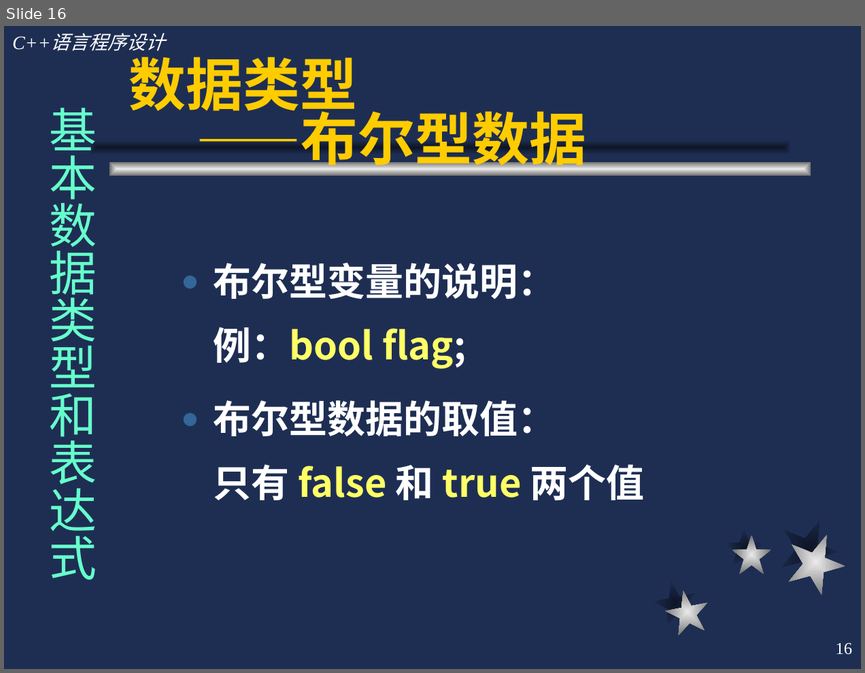
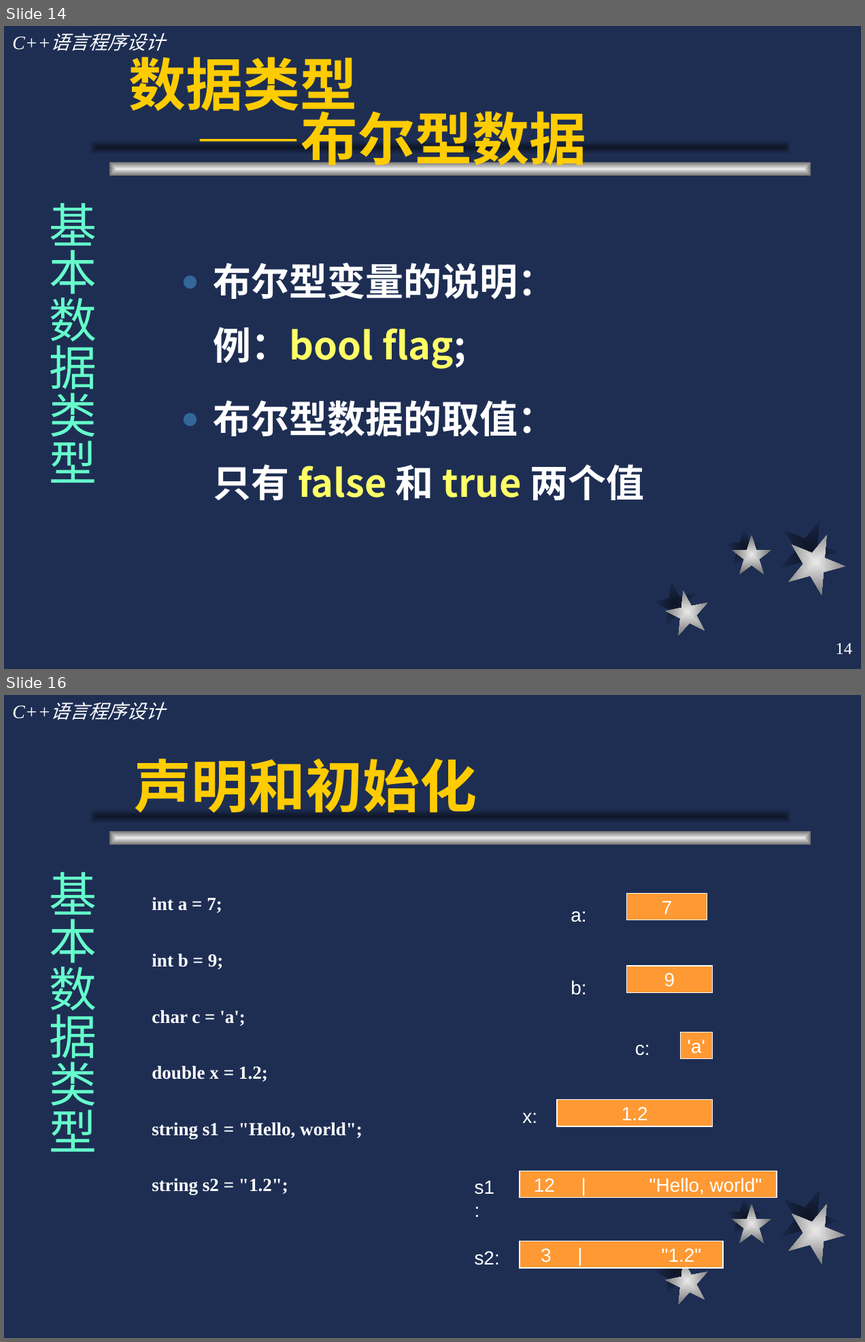
Before and after one commit to cugwhp/OOPCPP, a slide deck: 02.PPT/Ch2-C++语言概述/c++2.ppt. Shown one above the other, each under a label of ours: slide 16 before the commit, slides 14 and 16 after it; the slides between them are not shown. The pictures are 865x673 and 865x1342 pixels, drawn with LibreOffice and Linux fonts; fonts in the diff are those of the drawing. Boxes give left, top, right and bottom in pixels: in the first picture for what was removed or moved away, otherwise in the second. Text is boxed around its words. In the diff, an @@ line names an element or a change of style, - is before the commit and + after.

```diff
--- a/02.PPT/Ch2-C++语言概述/c++2.ppt
+++ b/02.PPT/Ch2-C++语言概述/c++2.ppt
@@ slide 16 added at (4, 695, 861, 1338), background #1E2E53; not listed: 9 template elements that a slide beside it also shows @@
@@ title added at (134, 758, 477, 813), 48 pt, text #FFCC00, bold @@
+声明和初始化
@@ text added at (49, 872, 96, 1151), 40 pt, text #66FFCC @@
+基本数据类型
@@ text added at (152, 897, 362, 1194), 15.5 pt, text #FFFFFF, bold @@
+int a = 7;
+int b = 9;
+char c = 'a';
+double x = 1.2;
+string s1 = "Hello, world";
+string s2 = "1.2";
@@ rectangle added at (627, 893, 707, 919), fill #FF9933, outline #FFFFFF 0.74 pt, 16 pt, text #FFFFFF @@
+7
@@ text added at (570, 911, 586, 922), 16 pt, text #FFFFFF @@
+a:
@@ text added at (570, 980, 586, 995), 16 pt, text #FFFFFF @@
+b:
@@ rectangle added at (627, 966, 713, 992), fill #FF9933, outline #FFFFFF 0.74 pt, 16 pt, text #FFFFFF @@
+9
@@ rectangle added at (680, 1032, 713, 1058), fill #FF9933, outline #FFFFFF 0.74 pt, 16 pt, text #FFFFFF @@
+'a'
@@ text added at (635, 1045, 650, 1055), 16 pt, text #FFFFFF @@
+c:
@@ rectangle added at (557, 1100, 712, 1126), fill #FF9933, outline #FFFFFF 0.74 pt, 16 pt, text #FFFFFF @@
+1.2
@@ text added at (522, 1113, 537, 1123), 16 pt, text #FFFFFF @@
+x:
@@ text added at (475, 1180, 494, 1194), 16 pt, text #FFFFFF @@
+s1:
@@ rectangle added at (520, 1170, 777, 1197), fill #FF9933, outline #FFFFFF 0.74 pt, 16 pt, text #FFFFFF @@
+12 | "Hello, world"
@@ rectangle added at (520, 1241, 723, 1268), fill #FF9933, outline #FFFFFF 0.74 pt, 16 pt, text #FFFFFF @@
+3 | "1.2"
@@ text added at (475, 1251, 500, 1265), 16 pt, text #FFFFFF @@
+s2:
@@ what was slide 16 is now slide 14 @@
@@ slide 14 changed as well @@
@@ text at (49, 203, 96, 482): text changed @@
-基本数据类型和表达式
+基本数据类型
@@ page number at (836, 643, 853, 654): text changed @@
-16
+14
```
Also in this commit, not shown: 67 other slides changed, 12 other slides added, 6 slides removed, 4 other files.
